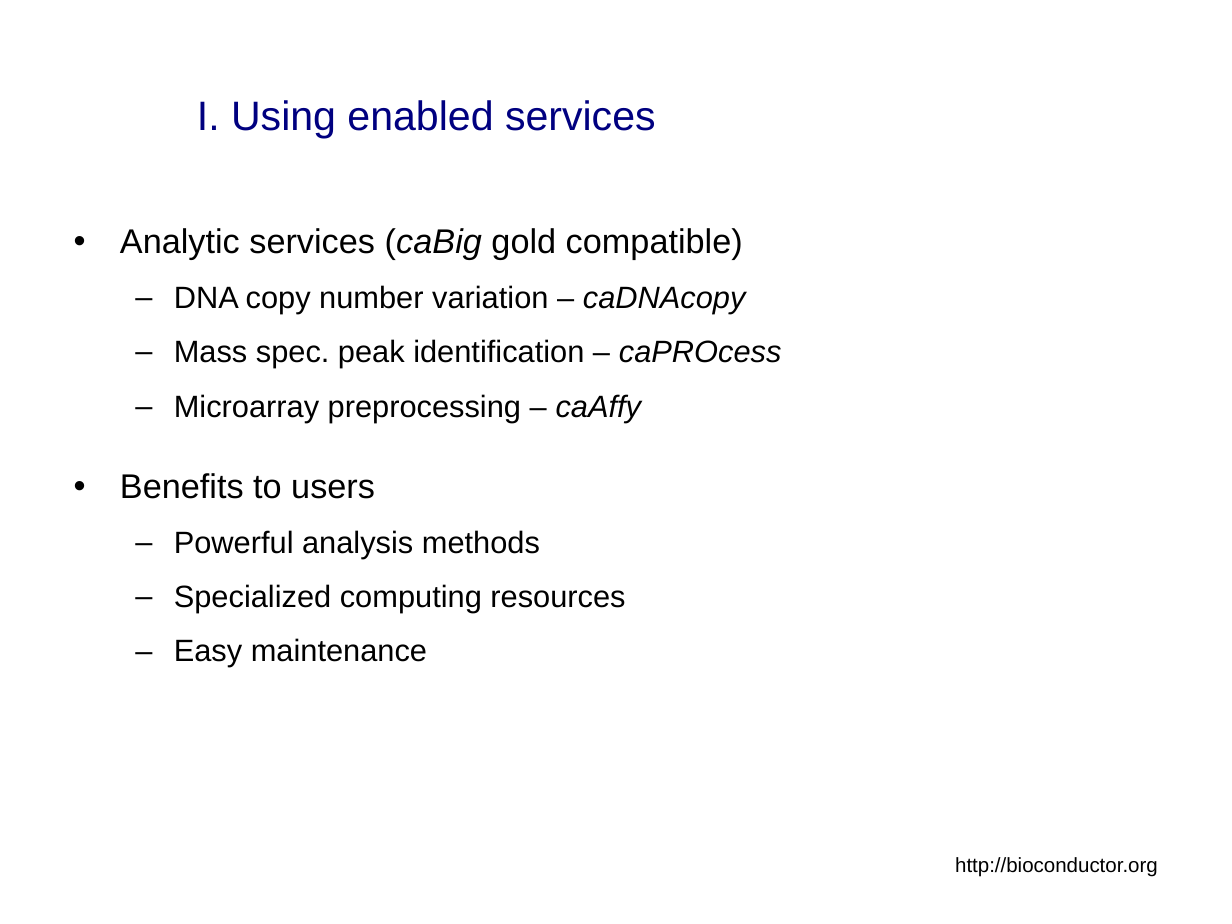
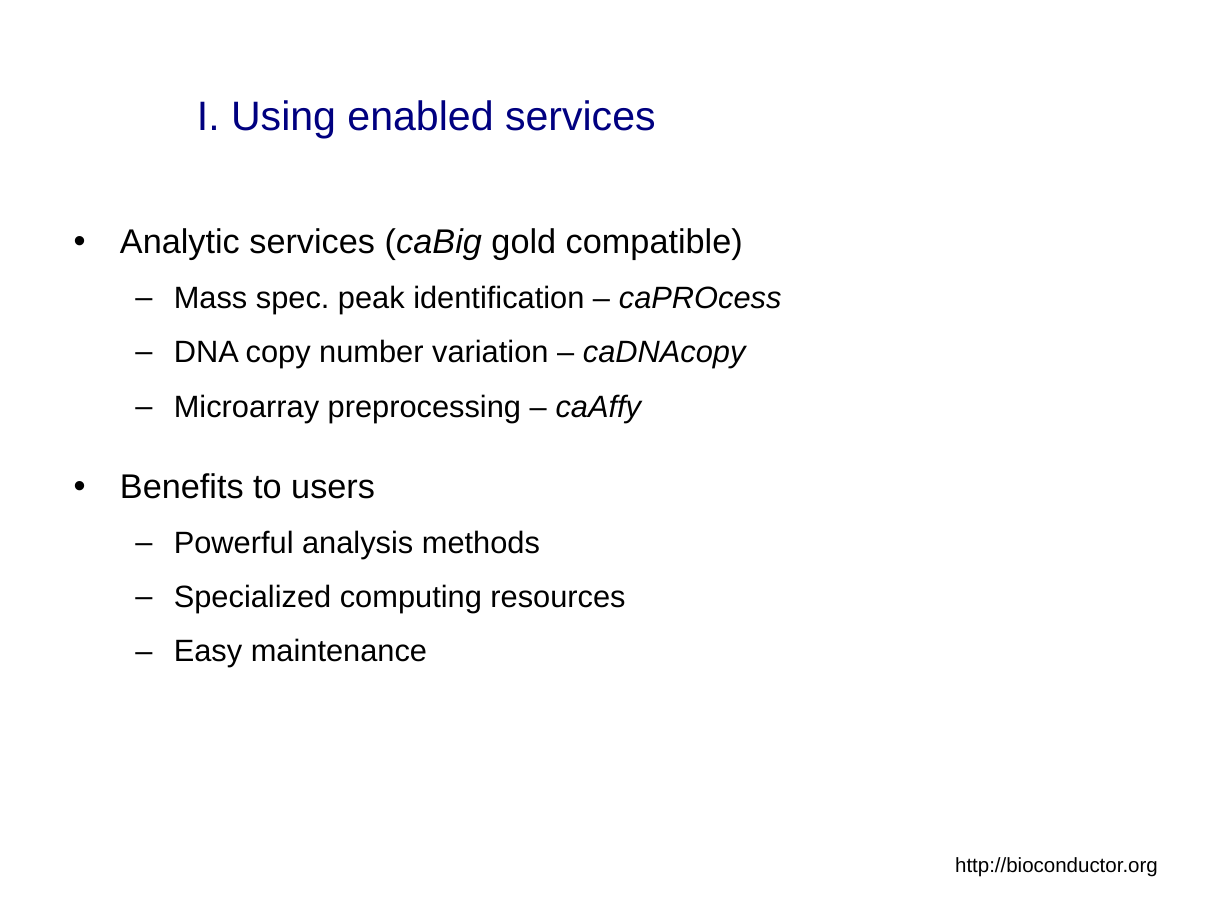
Before and after one commit to NCIP/bioconductor, a slide deck: slide 5 of bioconductor/Presentations/caBIG_Annual_Meeting_2007_Tech_Demo.ppt. Drawn at 1232x924 pixels with LibreOffice and Linux fonts; fonts in the diff are those of the drawing; background and template pictures are left out. Boxes give left, top, right and bottom in pixels: in the first picture for what was removed or moved away, otherwise in the second. Text is boxed around its words. In the diff, an @@ line names an element or a change of style, - is before the commit and + after.

```diff
--- a/bioconductor/Presentations/caBIG_Annual_Meeting_2007_Tech_Demo.ppt
+++ b/bioconductor/Presentations/caBIG_Annual_Meeting_2007_Tech_Demo.ppt
@@ text at [174,285,781,313]: paragraph added @@
+  – Mass spec. peak identification – caPROcess
@@ text at [174,339,781,368]: paragraph removed @@
-  – Mass spec. peak identification – caPROcess
```
Also in this commit, not shown: 13 other slides changed, 1 slide removed.
